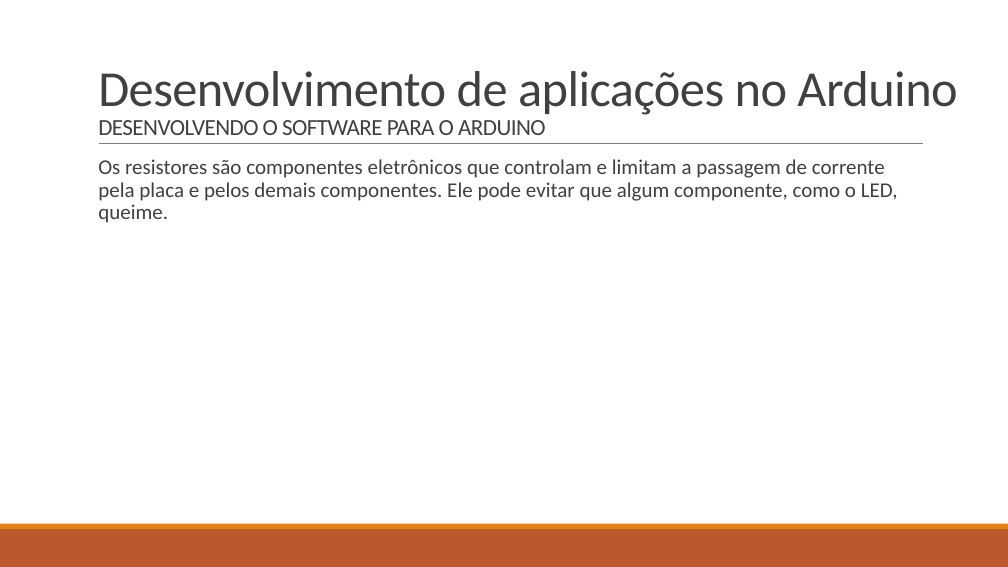
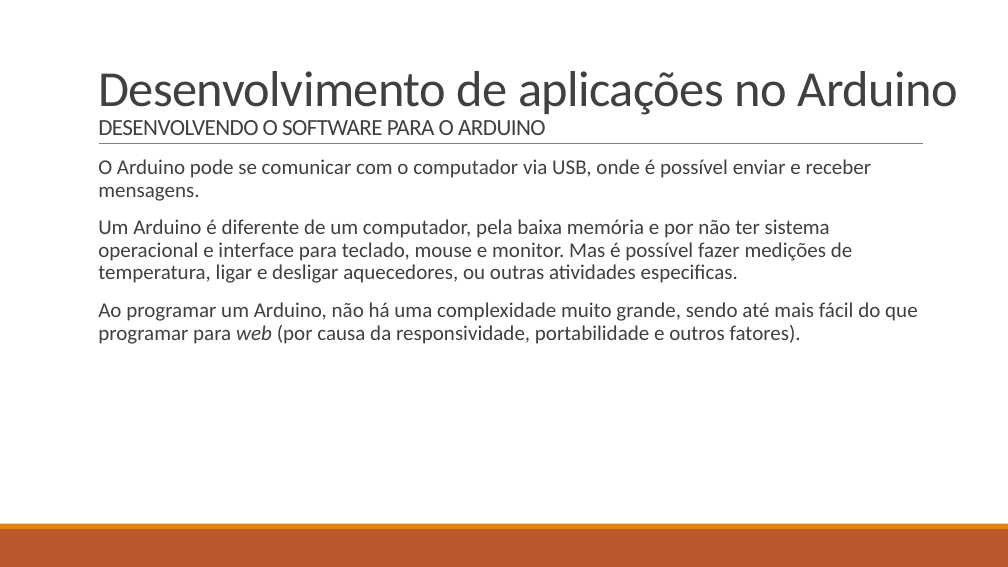
Before and after one commit to LucasHerculanoAmaro/Minhas-Aulas, a slide deck: slide 22 of Eugenio Mariz de Oliveira Netto/Programação de Aplicativos Mobile II/Aula 9/Introdução à Internet das Coisas na plataforma Arduíno.pptx. Drawn at 1008x567 pixels with LibreOffice and Linux fonts; fonts in the diff are those of the drawing. Boxes give left, top, right and bottom in pixels: in the first picture for what was removed or moved away, otherwise in the second. Text is boxed around its words. In the diff, an @@ line names an element or a change of style, - is before the commit and + after.

Commit message:
terminando aula 9 de Desenvolvimento Móvel

```diff
--- a/Eugenio Mariz de Oliveira Netto/Programação de Aplicativos Mobile II/Aula 9/Introdução à Internet das Coisas na plataforma Arduíno.pptx
+++ b/Eugenio Mariz de Oliveira Netto/Programação de Aplicativos Mobile II/Aula 9/Introdução à Internet das Coisas na plataforma Arduíno.pptx
@@ text at [98, 159, 918, 344]: text changed @@
-  Os resistores são componentes eletrônicos que controlam e limitam a passagem de corrente pela placa e pelos demais componentes. Ele pode evitar que algum componente, como o LED, queime.
+  O Arduino pode se comunicar com o computador via USB, onde é possível enviar e receber mensagens.
+  Um Arduino é diferente de um computador, pela baixa memória e por não ter sistema operacional e interface para teclado, mouse e monitor. Mas é possível fazer medições de temperatura, ligar e desligar aquecedores, ou outras atividades especificas.
+  Ao programar um Arduino, não há uma complexidade muito grande, sendo até mais fácil do que programar para web (por causa da responsividade, portabilidade e outros fatores).
```
Also in this commit, not shown: 1 other slide changed, 3 slides added.
